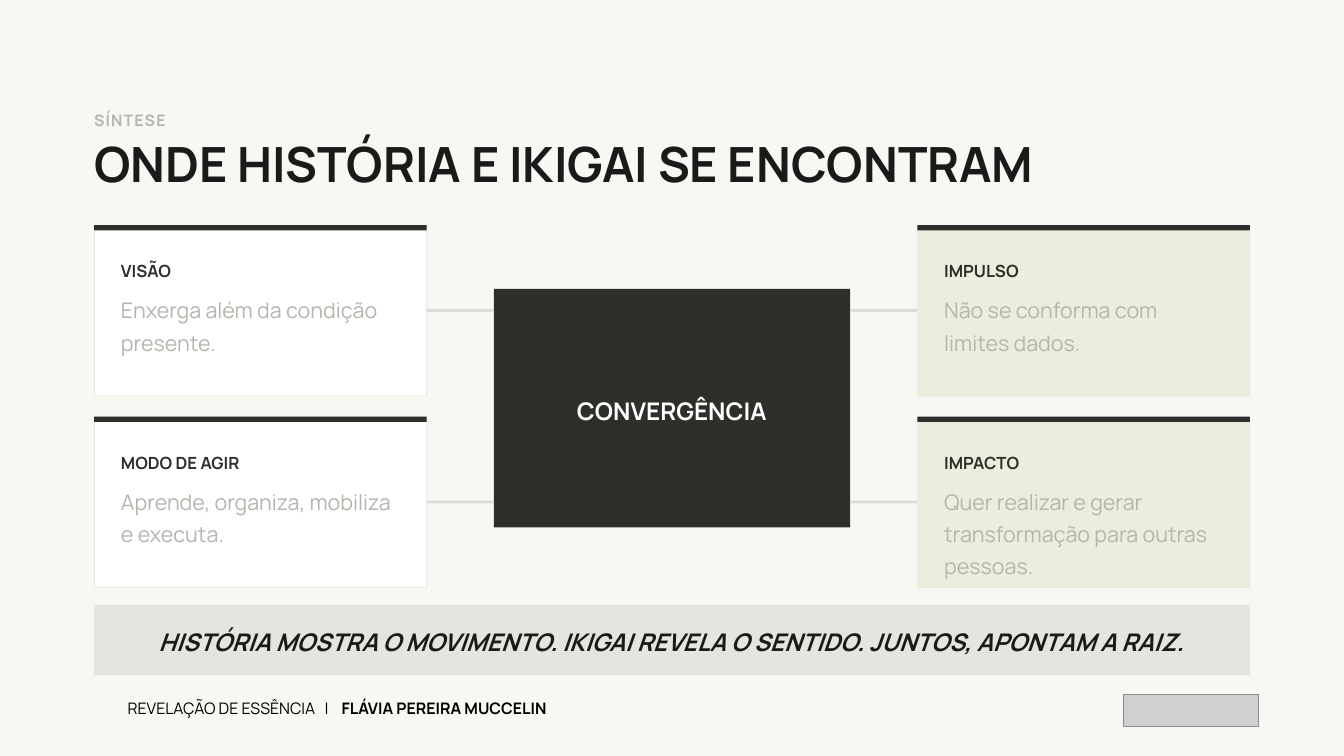
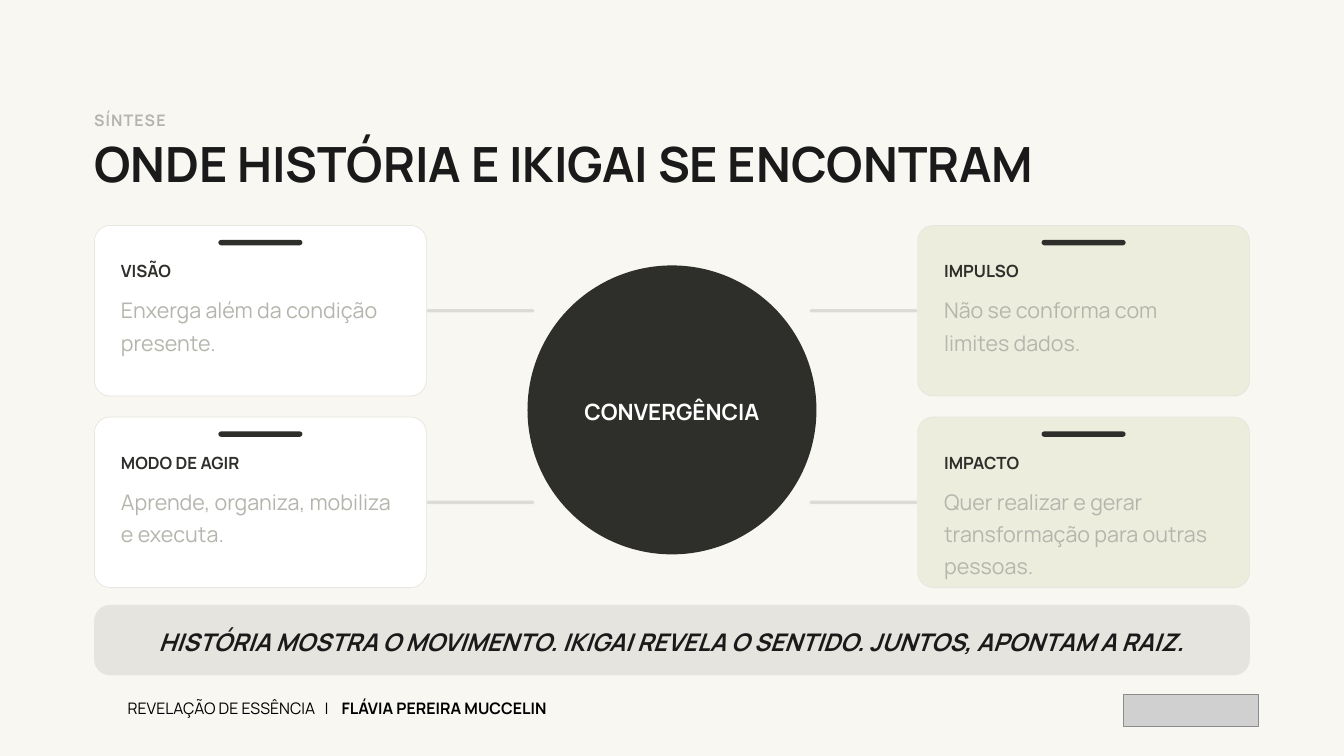
Before and after one commit to kellyalbertkabrand/Apresentacao_Revelacao_de_Essencia, a slide deck: slide 16 of Revelacao-de-Essencia-Flavia-Pereira-Muccelin.pptx. Drawn at 1344x756 pixels with LibreOffice and Linux fonts; fonts in the diff are those of the drawing; grey boxes stand for pictures. Boxes give left, top, right and bottom in pixels: in the first picture for what was removed or moved away, otherwise in the second. Text is boxed around its words. In the diff, an @@ line names an element or a change of style, - is before the commit and + after.

```diff
--- a/Revelacao-de-Essencia-Flavia-Pereira-Muccelin.pptx
+++ b/Revelacao-de-Essencia-Flavia-Pereira-Muccelin.pptx
@@ rounded rectangle: place and size @@
-rounded rectangle at bbox=[94, 225, 427, 230]
+rounded rectangle at bbox=[218, 240, 302, 245]
@@ ellipse: place and size @@
-ellipse at bbox=[494, 289, 850, 528]
+ellipse at bbox=[528, 265, 816, 554]
@@ ellipse at bbox=[528, 265, 816, 554]: rectangle to ellipse @@
@@ text "CONVERGÊNCIA": place and size @@
-text "CONVERGÊNCIA" at bbox=[577, 397, 767, 421]
+text "CONVERGÊNCIA" at bbox=[584, 400, 759, 421]
@@ text "CONVERGÊNCIA" at bbox=[584, 400, 759, 421]: size 26 to 24 pt @@
@@ rounded rectangle: place and size @@
-rounded rectangle at bbox=[917, 225, 1250, 230]
+rounded rectangle at bbox=[1042, 240, 1126, 245]
@@ rounded rectangle: place and size @@
-rounded rectangle at bbox=[427, 309, 494, 312]
+rounded rectangle at bbox=[427, 309, 534, 312]
@@ rounded rectangle: place and size @@
-rounded rectangle at bbox=[850, 309, 917, 312]
+rounded rectangle at bbox=[810, 309, 917, 312]
@@ rounded rectangle: place and size @@
-rounded rectangle at bbox=[94, 417, 427, 422]
+rounded rectangle at bbox=[218, 431, 302, 437]
@@ rectangle to rounded rectangle in 17 elements at bbox=[94, 225, 427, 396], bbox=[95, 226, 426, 396], bbox=[917, 225, 1250, 396], bbox=[918, 226, 1249, 396], bbox=[94, 417, 427, 588], bbox=[95, 417, 426, 587], bbox=[917, 417, 1250, 588], bbox=[918, 417, 1249, 587], bbox=[94, 605, 1250, 675], bbox=[427, 309, 534, 312], bbox=[810, 309, 917, 312], bbox=[427, 501, 534, 504], bbox=[810, 501, 917, 504], bbox=[218, 240, 302, 245], bbox=[1042, 240, 1126, 245], bbox=[218, 431, 302, 437], bbox=[1042, 431, 1126, 437] @@
@@ rounded rectangle: place and size @@
-rounded rectangle at bbox=[917, 417, 1250, 422]
+rounded rectangle at bbox=[1042, 431, 1126, 437]
@@ rounded rectangle: place and size @@
-rounded rectangle at bbox=[427, 501, 494, 503]
+rounded rectangle at bbox=[427, 501, 534, 504]
@@ rounded rectangle: place and size @@
-rounded rectangle at bbox=[850, 501, 917, 503]
+rounded rectangle at bbox=[810, 501, 917, 504]
```
Also in this commit, not shown: 17 other slides changed, 1 other file.
